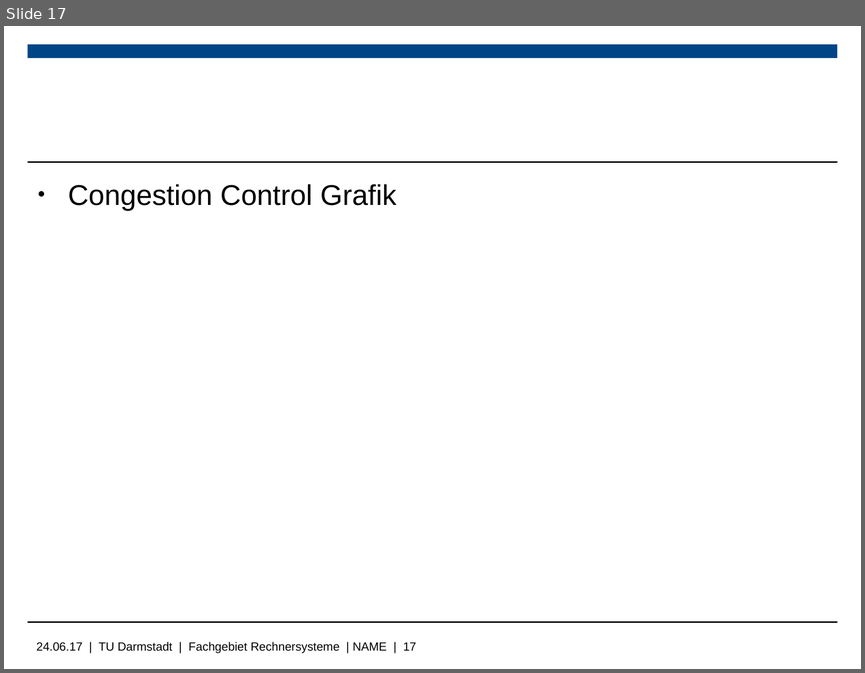
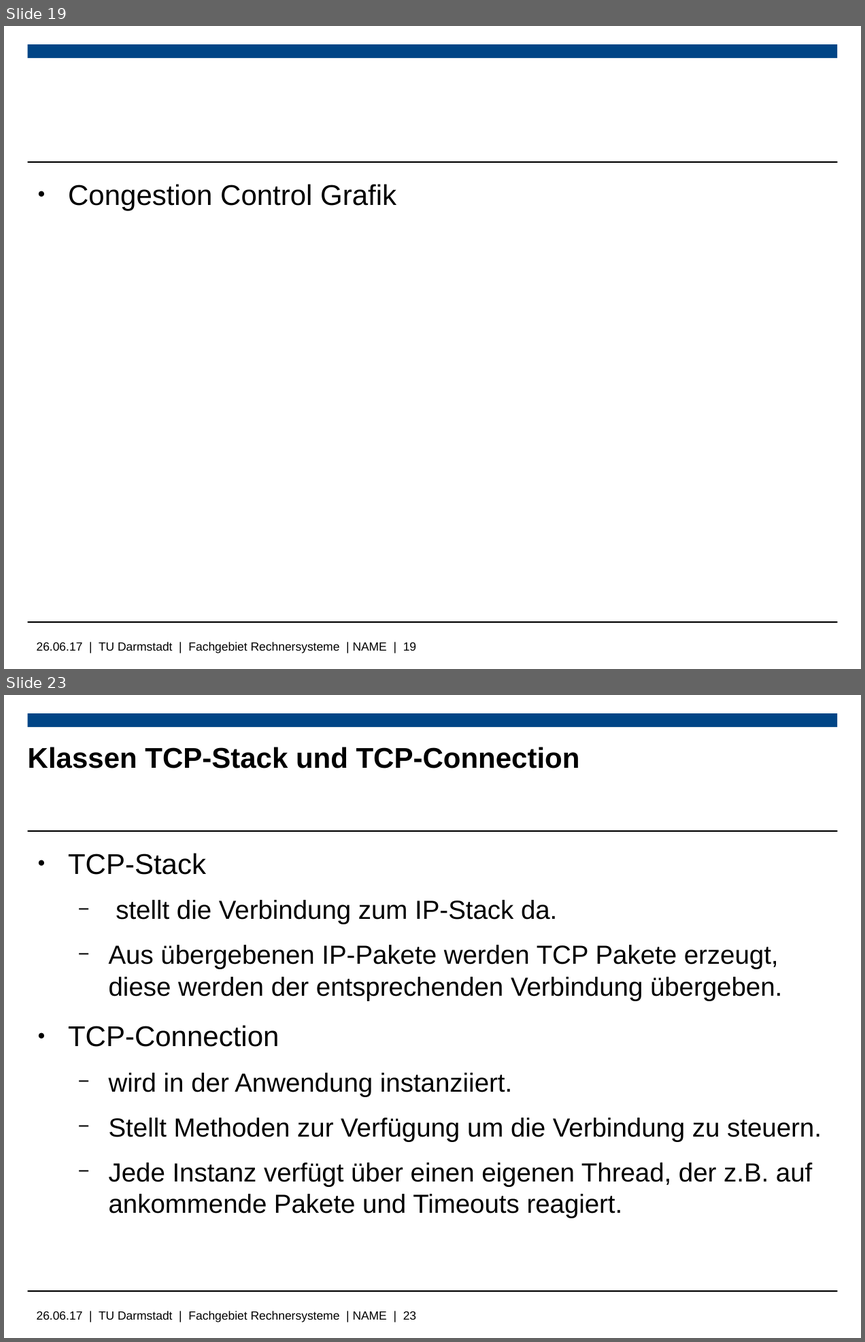
Before and after one commit to Wiero/Bachelorarbeit, a slide deck: Bachelorpräsenation.odp. Shown one above the other, each under a label of ours: slide 17 before the commit, slides 19 and 23 after it; the slides between them are not shown. The pictures are 865x673 and 865x1342 pixels, drawn with LibreOffice and Linux fonts; fonts in the diff are those of the drawing; background and template pictures are left out. Boxes give left, top, right and bottom in pixels: in the first picture for what was removed or moved away, otherwise in the second. Text is boxed around its words. In the diff, an @@ line names an element or a change of style, - is before the commit and + after.

```diff
--- a/Bachelorpräsenation.odp
+++ b/Bachelorpräsenation.odp
@@ slide 23 added at <box>4,695,861,1338</box>, background #FFFFFF; not listed: 4 template elements that a slide beside it also shows @@
@@ title added at <box>28,747,580,768</box>, 24 pt, text #000000, bold @@
+Klassen TCP-Stack und TCP-Connection
@@ text added at <box>68,853,821,1218</box>, 22 pt, text #000000 @@
+● TCP-Stack
+  − stellt die Verbindung zum IP-Stack da.
+  − Aus übergebenen IP-Pakete werden TCP Pakete erzeugt, diese werden der entsprechenden Verbindung übergeben.
+● TCP-Connection
+  − wird in der Anwendung instanziiert.
+  − Stellt Methoden zur Verfügung um die Verbindung zu steuern.
+  − Jede Instanz verfügt über einen eigenen Thread, der z.B. auf ankommende Pakete und Timeouts reagiert.
@@ what was slide 17 is now slide 19 @@
@@ text at <box>37,641,416,653</box>: text changed @@
-24.06.17 | TU Darmstadt | Fachgebiet Rechnersysteme | NAME | 17
+26.06.17 | TU Darmstadt | Fachgebiet Rechnersysteme | NAME | 19
```
Also in this commit, not shown: 5 slides changed, 12 other slides added, 3 slides removed, 12 other files.
